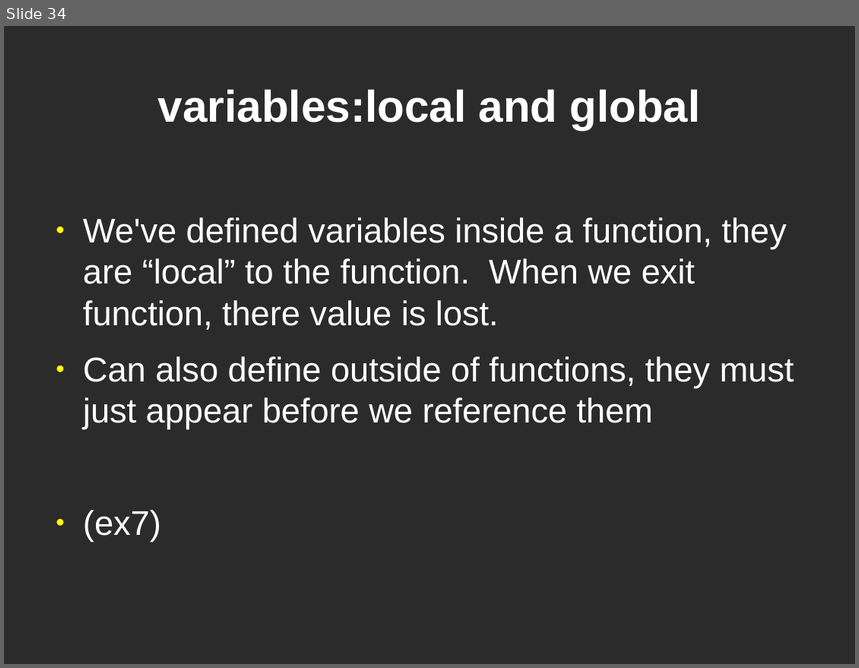
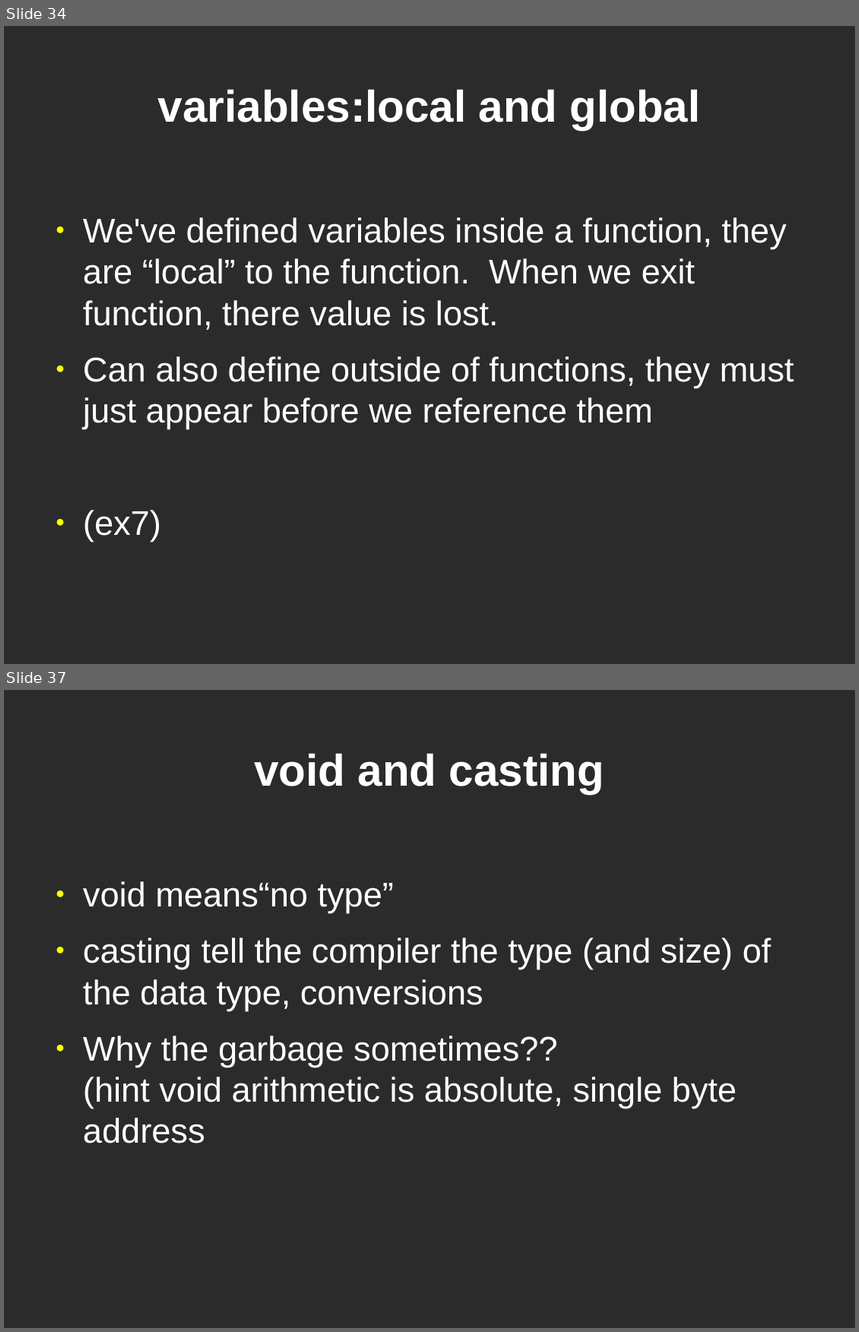
Before and after one commit to dklamet/class, a slide deck: docs/class.odp. Shown one above the other, each under a label of ours: slide 34 before the commit, slides 34 and 37 after it; the slides between them are not shown. The pictures are 859x668 and 859x1332 pixels, drawn with LibreOffice and Linux fonts; fonts in the diff are those of the drawing; background and template pictures are left out; a plain dark background stands for a picture behind light text. Boxes give left, top, right and bottom in pixels: in the first picture for what was removed or moved away, otherwise in the second. Text is boxed around its words. In the diff, an @@ line names an element or a change of style, - is before the commit and + after.

```diff
--- a/docs/class.odp
+++ b/docs/class.odp
@@ slide 37 added at (x1=4, y1=690, x2=855, y2=1328), background picture (left out) @@
@@ title added at (x1=254, y1=753, x2=604, y2=794), 41.4 pt, text #FFFFFF, bold @@
+void and casting
@@ text added at (x1=83, y1=882, x2=772, y2=1144), 32 pt, text #FFFFFF @@
+● void means“no type”
+● casting tell the compiler the type (and size) of the data type, conversions
+● Why the garbage sometimes??
+  (hint void arithmetic is absolute, single byte address
```
Also in this commit, not shown: 2 other slides added, 1 slide removed, 8 other files.
